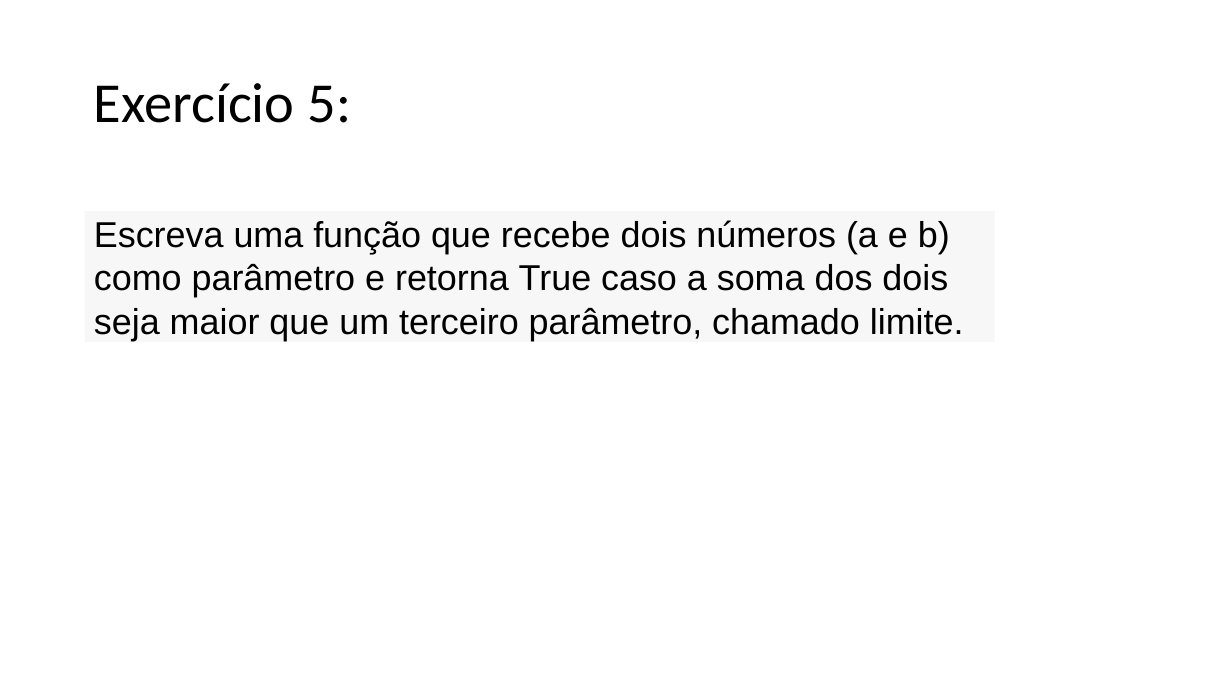
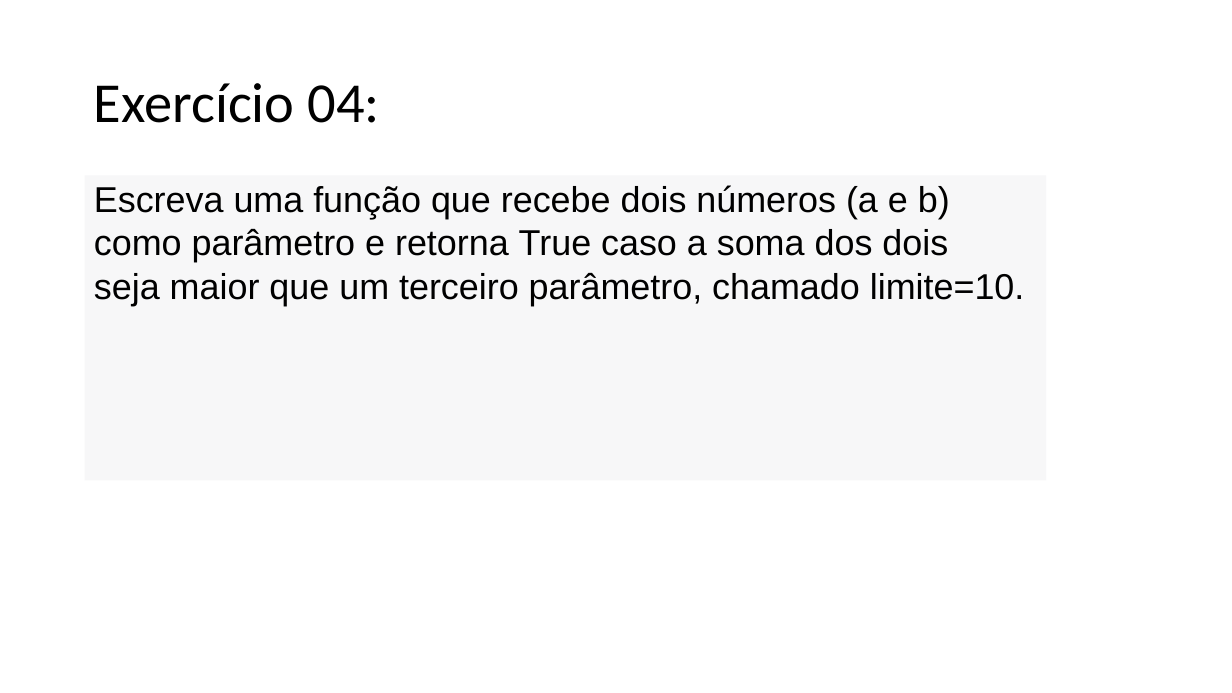
Before and after one commit to dourivaljunior/Curso-de-Python, a slide deck: slide 26 of CURSO DEV FULL STACK AULA 06.pptx (slide 25 before the commit). Drawn at 1232x693 pixels with LibreOffice and Linux fonts; fonts in the diff are those of the drawing. Boxes give left, top, right and bottom in pixels: in the first picture for what was removed or moved away, otherwise in the second. Text is boxed around its words. In the diff, an @@ line names an element or a change of style, - is before the commit and + after.

```diff
--- a/CURSO DEV FULL STACK AULA 06.pptx
+++ b/CURSO DEV FULL STACK AULA 06.pptx
@@ title at box(94, 83, 379, 123): text changed @@
-Exercício 5:
+Exercício 04:
@@ text "Escreva uma função que recebe ...": place and size @@
-text "Escreva uma função que recebe ..." at box(85, 207, 995, 347)
+text "Escreva uma função que recebe ..." at box(94, 185, 1025, 306)
@@ text at box(94, 273, 1025, 306): text changed @@
-seja maior que um terceiro parâmetro, chamado limite.
+seja maior que um terceiro parâmetro, chamado limite=10.
```
Also in this commit, not shown: 14 other slides changed, 15 slides added, 2 slides removed.
